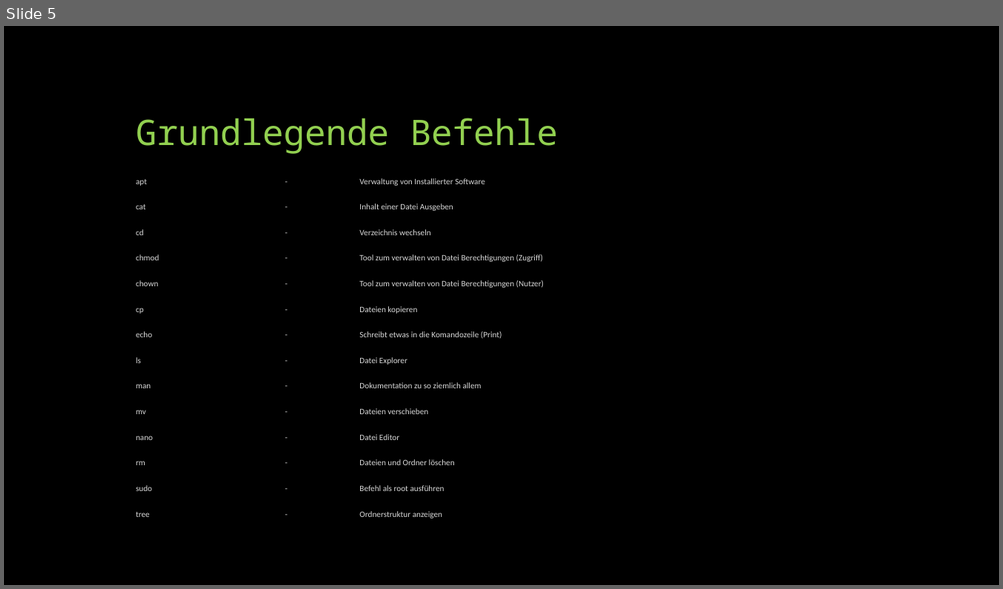
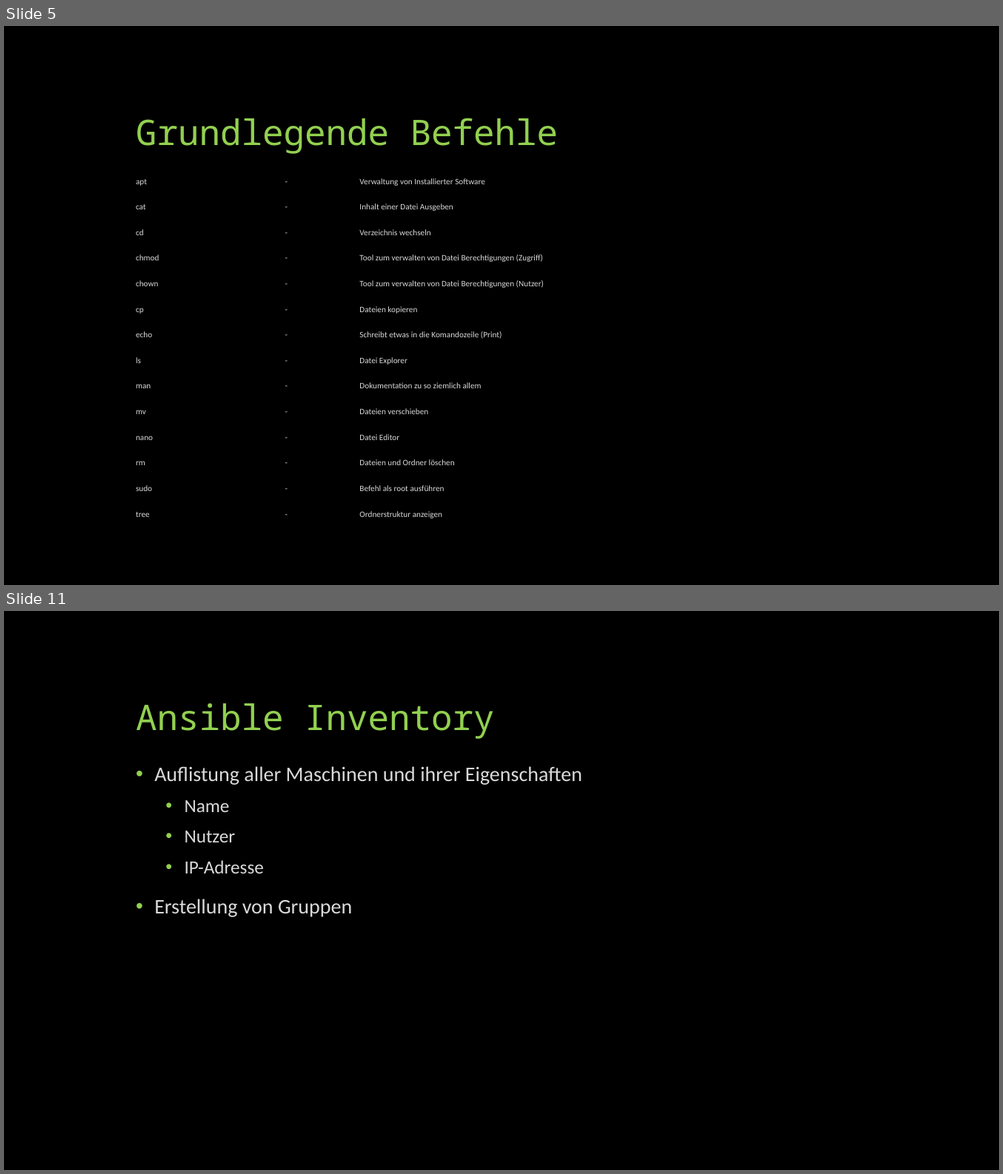
Before and after one commit to fwidder/Linux1x1, a slide deck: Linux 1x1.pptx. Shown one above the other, each under a label of ours: slide 5 before the commit, slides 5 and 11 after it; the slides between them are not shown. The pictures are 1003x589 and 1003x1174 pixels, drawn with LibreOffice and Linux fonts; fonts in the diff are those of the drawing. Boxes give left, top, right and bottom in pixels: in the first picture for what was removed or moved away, otherwise in the second. Text is boxed around its words. In the diff, an @@ line names an element or a change of style, - is before the commit and + after.

```diff
--- a/Linux 1x1.pptx
+++ b/Linux 1x1.pptx
@@ slide 11 added at <box>4,611,999,1170</box>, background #000000 @@
@@ title added at <box>136,703,495,739</box>, 34 pt, text #92D050 @@
+Ansible Inventory
@@ text added at <box>154,766,582,917</box>, 20 pt, text #D9D9D9 @@
+• Auflistung aller Maschinen und ihrer Eigenschaften
+  • Name
+  • Nutzer
+  • IP-Adresse
+• Erstellung von Gruppen
```
Also in this commit, not shown: 7 other slides added.
